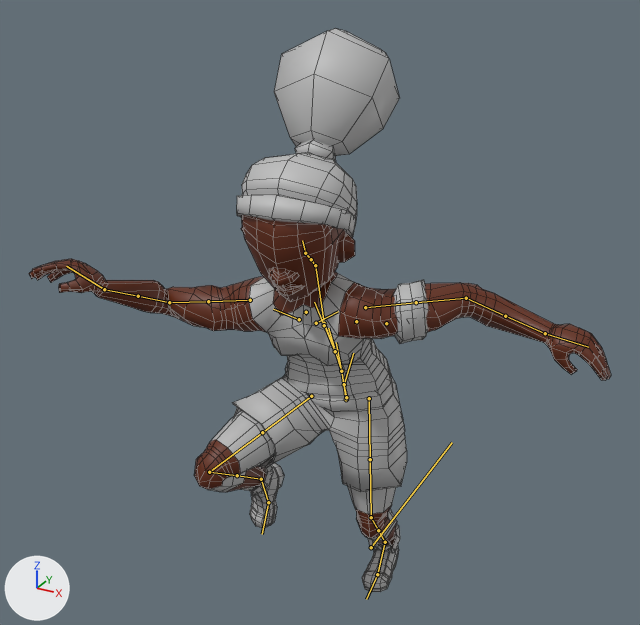
One commit to the FBX model Bullet Hell Basketball/Assets/Meshes/SK_Player1_01.fbx: the scene before it, then after it.
One viewpoint serves both versions: a camera (50 mm lens) standing at (4.69, -10.18, 8.89) and looking at (-0.03, -1.59, 4.59). Arrows for +X, +Y and +Z are at lower left; the lights stay in place. Both versions are drawn at frame 3 of the action 'rig|Swipe_Grounded'; the numbers are the values there. The bones that bend it are drawn over the model as lines. Mesh edges are drawn as thin lines.

In view in the first picture: 'body-full'.
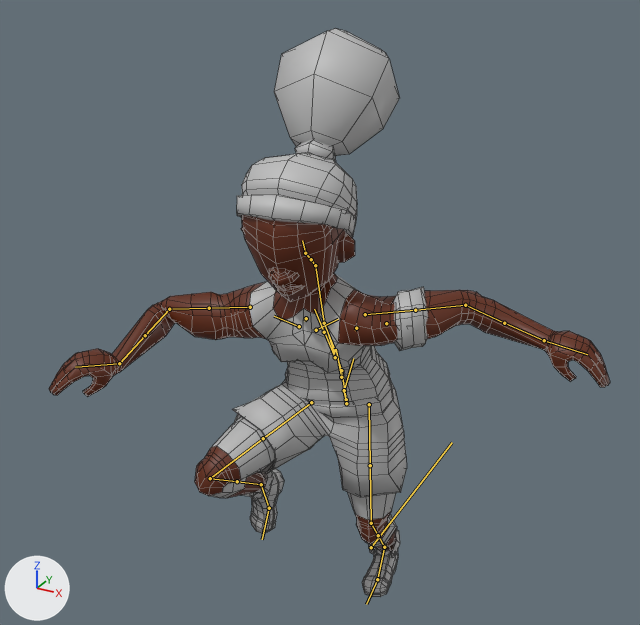
Changed parts and their boxes [x1, y1, x2, y2] in the pictures (640 x 625 px):
'body-full', posed: before [29, 29, 611, 592]; after [49, 29, 610, 597]
bone 'torso', root to tip: before (344, 384) to (353, 353); after (344, 390) to (353, 358)
bone 'DEF-upper_arm.R.001', root to tip: before (208, 301) to (169, 302); after (209, 308) to (169, 309)

The edits, one by one:
Bone 'torso' (bone_torso) moves from (0.0, -0.335, -0.092) to (0.0, -0.335, -0.116).
Bone 'DEF-upper_arm.R.001' (bone_def_upper_arm_r_001) turns from (0, 50, 0) to (0, 0, 0) degrees about its own x, y and z.
